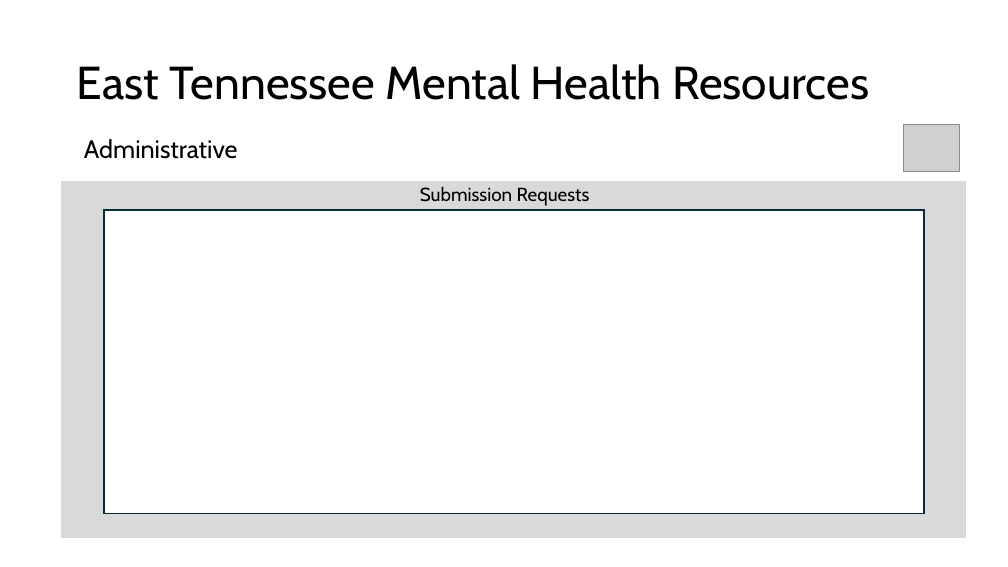
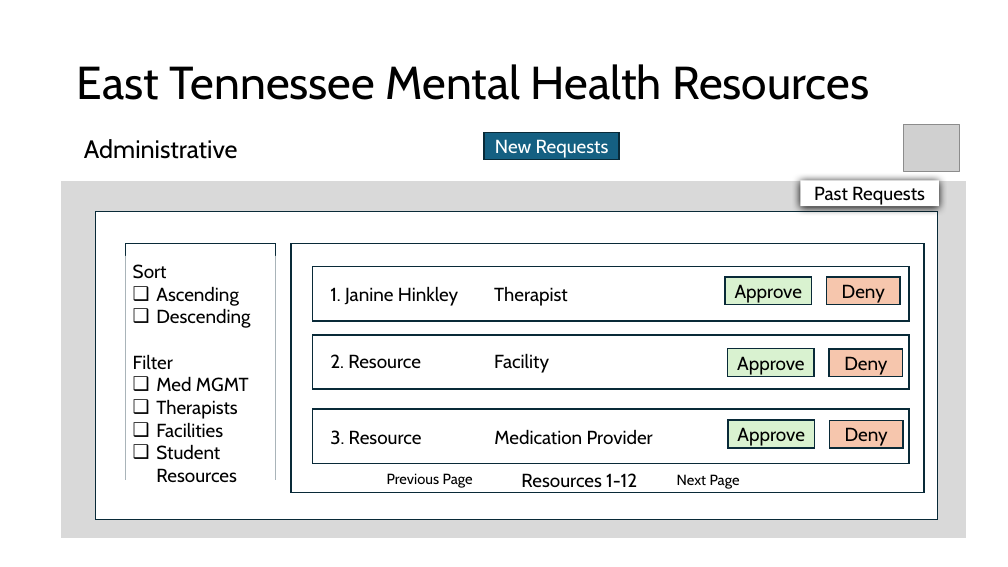
Before and after one commit to ReislerJ/East_TN_MH_Resources, a slide deck: slide 15 of Mock Slides.pptx (slide 10 before the commit). Drawn at 1008x567 pixels with LibreOffice and Linux fonts; fonts in the diff are those of the drawing; grey boxes stand for pictures; background and template pictures are left out. Boxes give left, top, right and bottom in pixels: in the first picture for what was removed or moved away, otherwise in the second. Text is boxed around its words. In the diff, an @@ line names an element or a change of style, - is before the commit and + after.

```diff
--- a/Mock Slides.pptx
+++ b/Mock Slides.pptx
@@ rectangle added at [484,132,619,160], fill #156082, outline #092A39 1.5 pt, 18 pt, text #FFFFFF @@
+New Requests
@@ text removed at [420,187,590,206] @@
-Submission Requests
@@ rectangle added at [801,181,939,206], fill #FFFFFF, 18 pt, text #000000 @@
+Past Requests
@@ rectangle: place and size @@
-rectangle at [104,210,924,513]
+rectangle at [95,212,938,520]
@@ rectangle added at [126,243,276,479], fill #FFFFFF, outline #092A39 1.5 pt @@
@@ text added at [133,264,250,482], 18 pt, text #000000 @@
+Sort
+❑ Ascending
+❑ Descending
+Filter
+❑ Med MGMT
+❑ Therapists
+❑ Facilities
+❑ Student Resources
@@ rectangle added at [725,277,811,305], fill #D9F2D0, outline #092A39 1.5 pt, 18 pt, text #000000 @@
+Approve
@@ rectangle added at [827,278,900,305], fill #F6C6AD, outline #092A39 1.5 pt, 18 pt, text #000000 @@
+Deny
@@ rectangle added at [728,349,814,377], fill #D9F2D0, outline #092A39 1.5 pt, 18 pt, text #000000 @@
+Approve
@@ rectangle added at [830,349,903,377], fill #F6C6AD, outline #092A39 1.5 pt, 18 pt, text #000000 @@
+Deny
@@ group added at [291,243,924,492]: 4 rectangles, 3 texts @@
+1. Janine Hinkley Therapist
+2. Resource Facility
+3. Resource Medication Provider
@@ rectangle added at [728,420,814,448], fill #D9F2D0, outline #092A39 1.5 pt, 18 pt, text #000000 @@
+Approve
@@ rectangle added at [830,420,903,448], fill #F6C6AD, outline #092A39 1.5 pt, 18 pt, text #000000 @@
+Deny
@@ text added at [387,473,473,488], 14 pt, text #000000 @@
+Previous Page
@@ text added at [521,473,637,487], 18 pt, text #000000 @@
+Resources 1-12
@@ text added at [677,474,740,489], 14 pt, text #000000 @@
+Next Page
```
Also in this commit, not shown: 3 other slides changed, 7 slides added, 3 other files.
